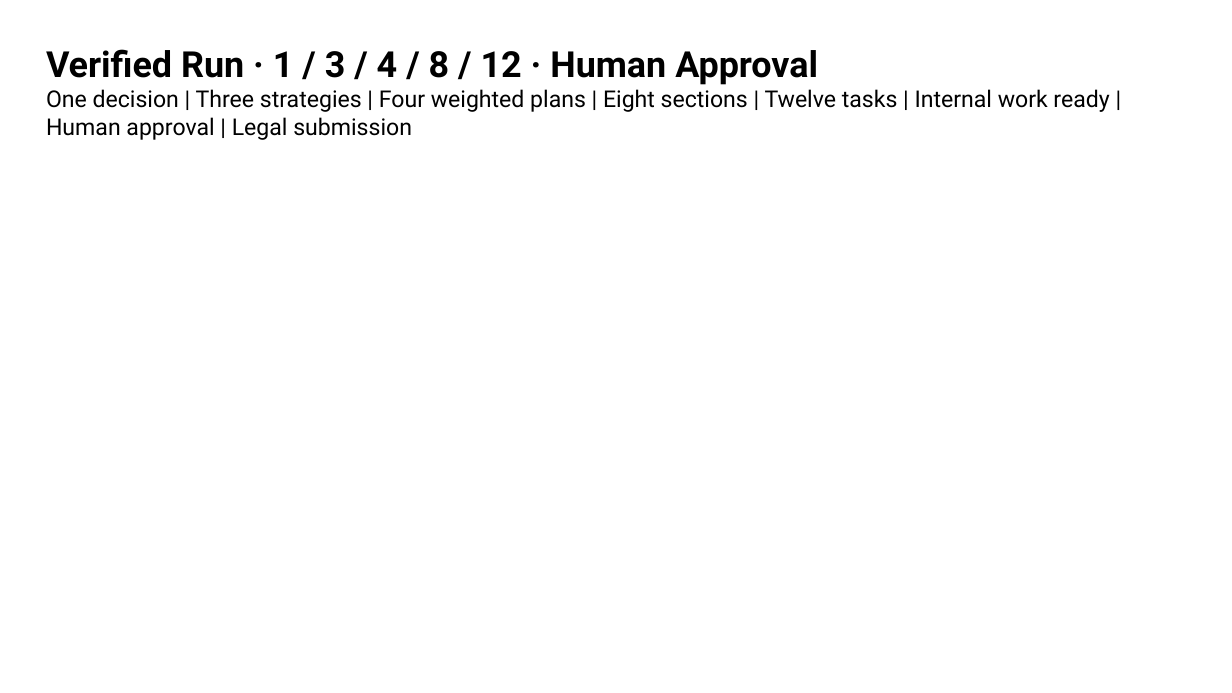
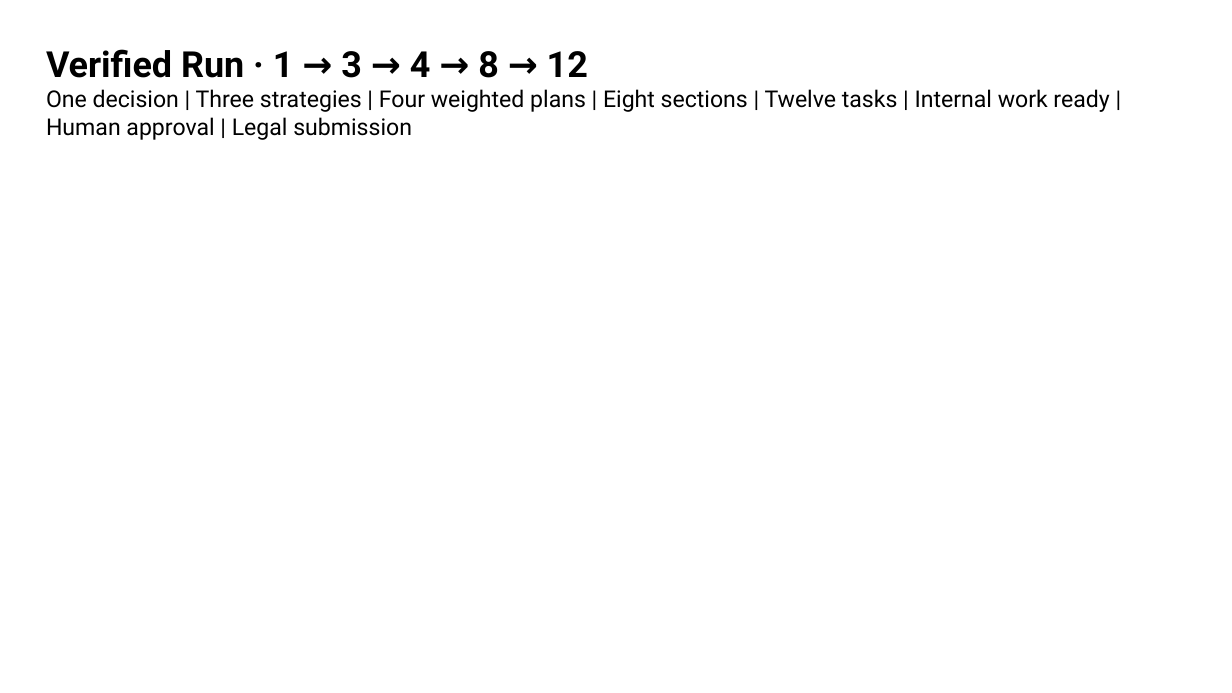
Before and after one commit to sergiobuilds/bidpilot, a slide deck: slide 14 of dev/active/grand-finale-pitch-20260903/deck.pptx (slide 11 before the commit). Drawn at 1232x693 pixels with LibreOffice and Linux fonts; fonts in the diff are those of the drawing; background and template pictures are left out. Boxes give left, top, right and bottom in pixels: in the first picture for what was removed or moved away, otherwise in the second. Text is boxed around its words. In the diff, an @@ line names an element or a change of style, - is before the commit and + after.

```diff
--- a/dev/active/grand-finale-pitch-20260903/deck.pptx
+++ b/dev/active/grand-finale-pitch-20260903/deck.pptx
@@ text at [46, 49, 588, 78]: text changed @@
-Verified Run · 1 / 3 / 4 / 8 / 12 · Human Approval
+Verified Run · 1 → 3 → 4 → 8 → 12
```
Also in this commit, not shown: 5 other slides changed, 3 slides added, 38 other files.
